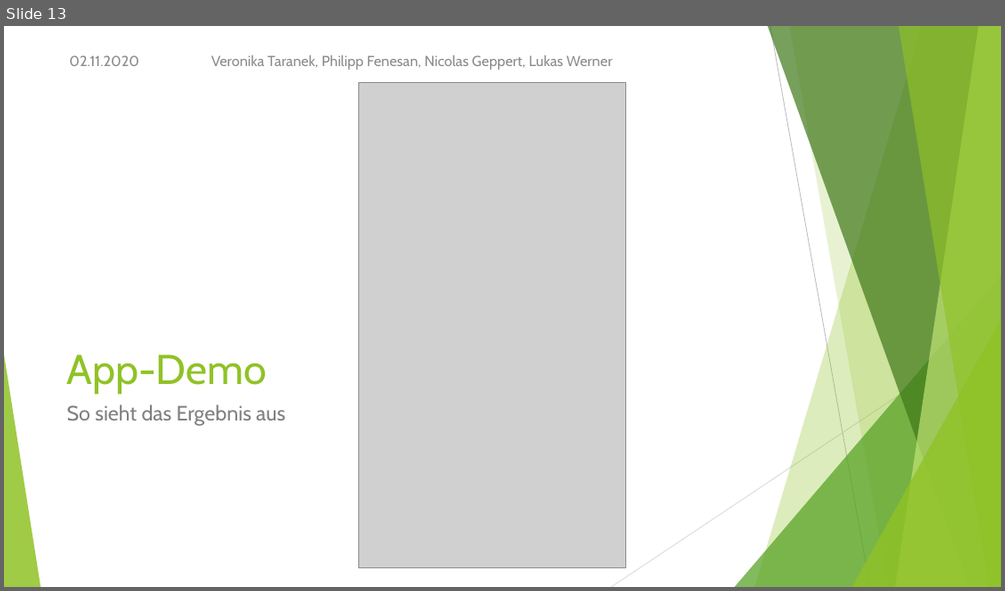
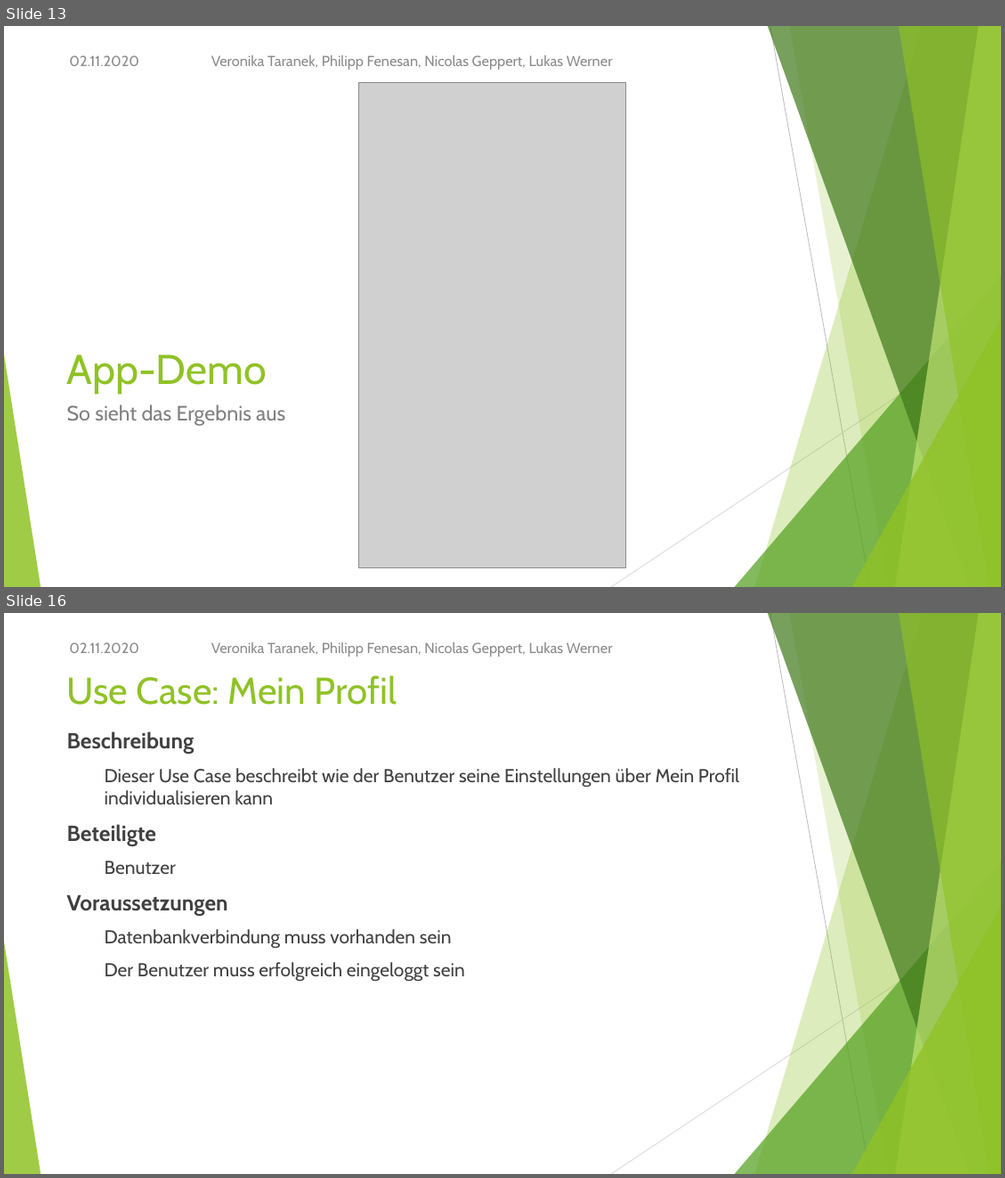
Before and after one commit to NicoGep/Programming_Project, a slide deck: presentation/wanderoo – Gruppe 3.pptx. Shown one above the other, each under a label of ours: slide 13 before the commit, slides 13 and 16 after it; the slides between them are not shown. The pictures are 1005x591 and 1005x1178 pixels, drawn with LibreOffice and Linux fonts; fonts in the diff are those of the drawing; grey boxes stand for pictures. Boxes give left, top, right and bottom in pixels: in the first picture for what was removed or moved away, otherwise in the second. Text is boxed around its words. In the diff, an @@ line names an element or a change of style, - is before the commit and + after.

```diff
--- a/presentation/wanderoo – Gruppe 3.pptx
+++ b/presentation/wanderoo – Gruppe 3.pptx
@@ slide 16 added at bbox=[4, 613, 1001, 1174], background #FFFFFF; not listed: 10 template elements that a slide beside it also shows @@
@@ text added at bbox=[69, 642, 139, 653], 14 pt, text #8C8C8C @@
+02.11.2020
@@ text added at bbox=[211, 642, 613, 657], 14 pt, text #8C8C8C @@
+Veronika Taranek, Philipp Fenesan, Nicolas Geppert, Lukas Werner
@@ title added at bbox=[67, 675, 396, 705], 36 pt, text #90C226 @@
+Use Case: Mein Profil
@@ text added at bbox=[67, 731, 739, 981], 18 pt, text #404040 @@
+Beschreibung
+  Dieser Use Case beschreibt wie der Benutzer seine Einstellungen über Mein Profil individualisieren kann
+Beteiligte
+  Benutzer
+Voraussetzungen
+  Datenbankverbindung muss vorhanden sein
+  Der Benutzer muss erfolgreich eingeloggt sein
```
Also in this commit, not shown: 3 slides changed, 5 other slides added, 1 slide removed, 2 other files.
